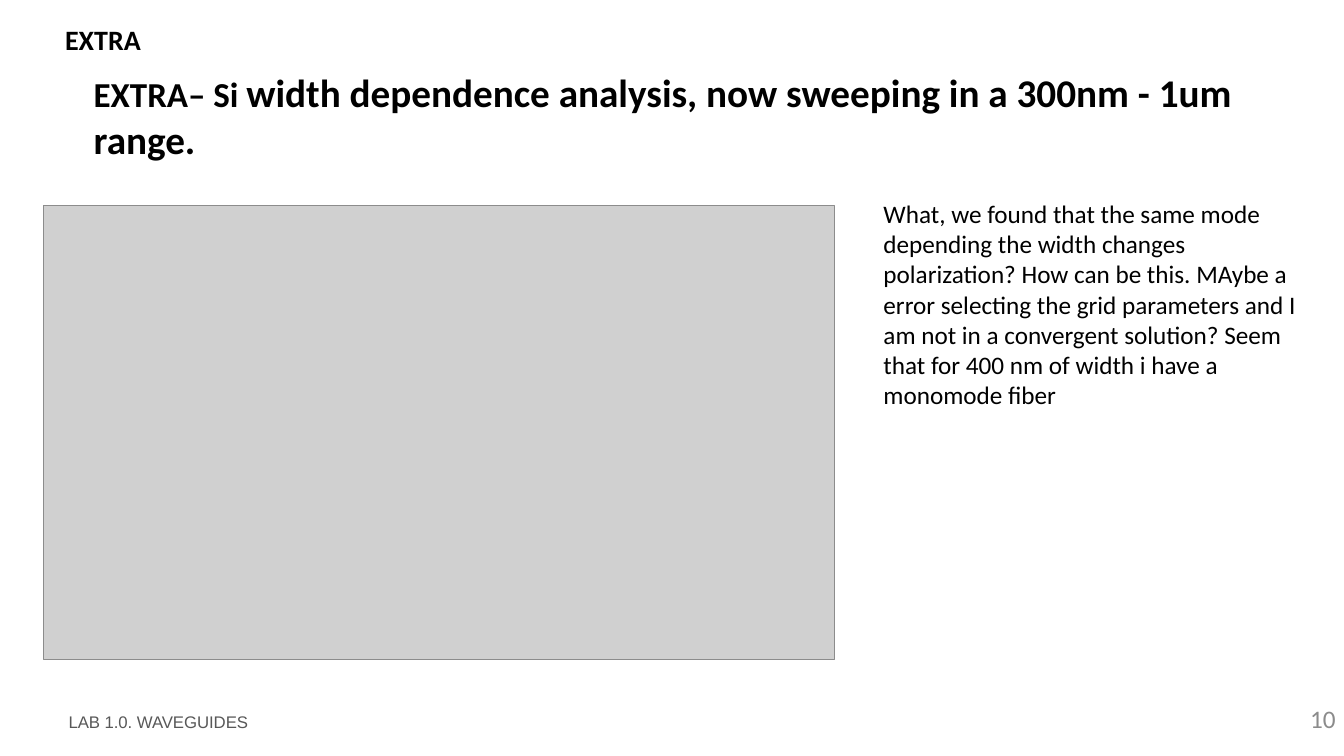
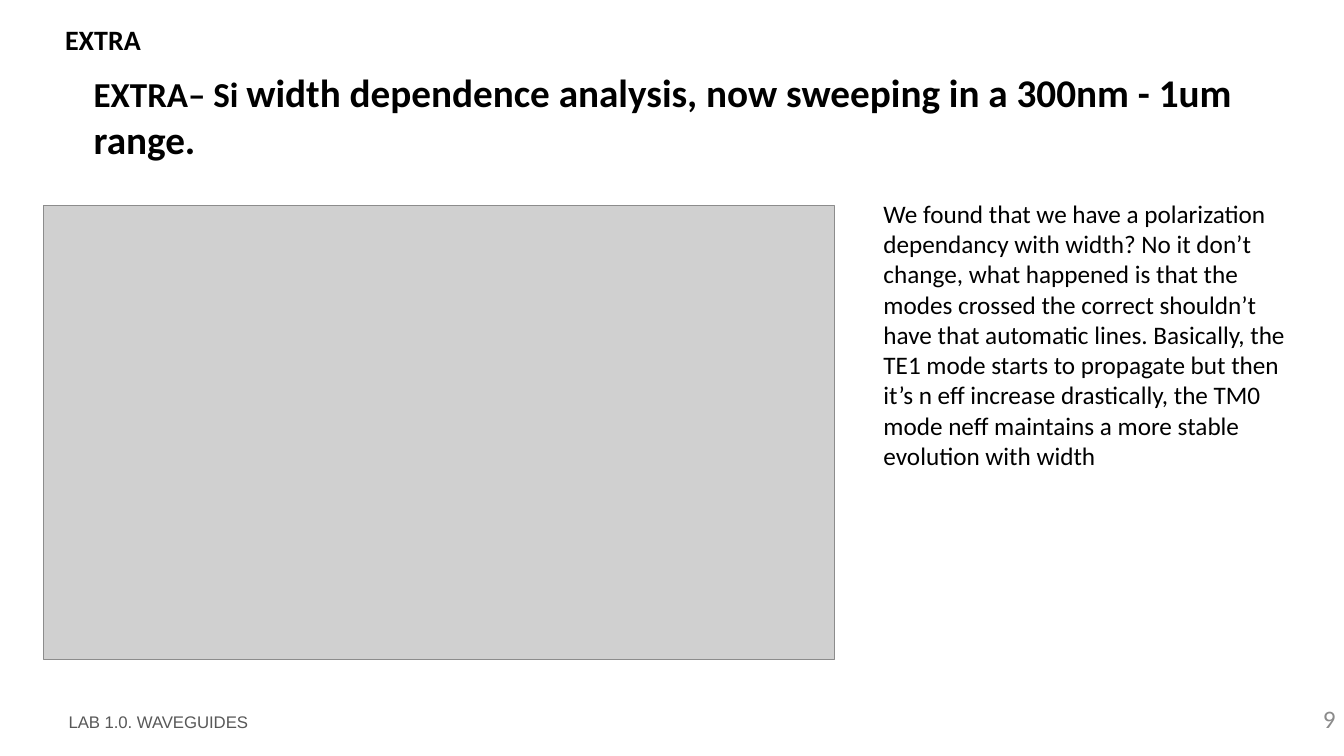
Before and after one commit to DBAEASE/pic-upv-lab1, a slide deck: slide 9 of LabBook_10.pptx (slide 10 before the commit). Drawn at 1344x756 pixels with LibreOffice and Linux fonts; fonts in the diff are those of the drawing; grey boxes stand for pictures; background and template pictures are left out. Boxes give left, top, right and bottom in pixels: in the first picture for what was removed or moved away, otherwise in the second. Text is boxed around its words. In the diff, an @@ line names an element or a change of style, - is before the commit and + after.

Commit message:
Avances ejs extras

```diff
--- a/LabBook_10.pptx
+++ b/LabBook_10.pptx
@@ text at (883, 205, 1284, 466): text changed @@
-What, we found that the same mode depending the width changes polarization? How can be this. MAybe a error selecting the grid parameters and I am not in a convergent solution? Seem that for 400 nm of width i have a monomode fiber
+We found that we have a polarization dependancy with width? No it don’t change, what happened is that the modes crossed the correct shouldn’t have that automatic lines. Basically, the TE1 mode starts to propagate but then it’s n eff increase drastically, the TM0 mode neff maintains a more stable evolution with width
@@ page number at (1323, 712, 1336, 728): text changed @@
-10
+9
```
Also in this commit, not shown: 4 other slides changed, 1 slide removed, 1 other file.
